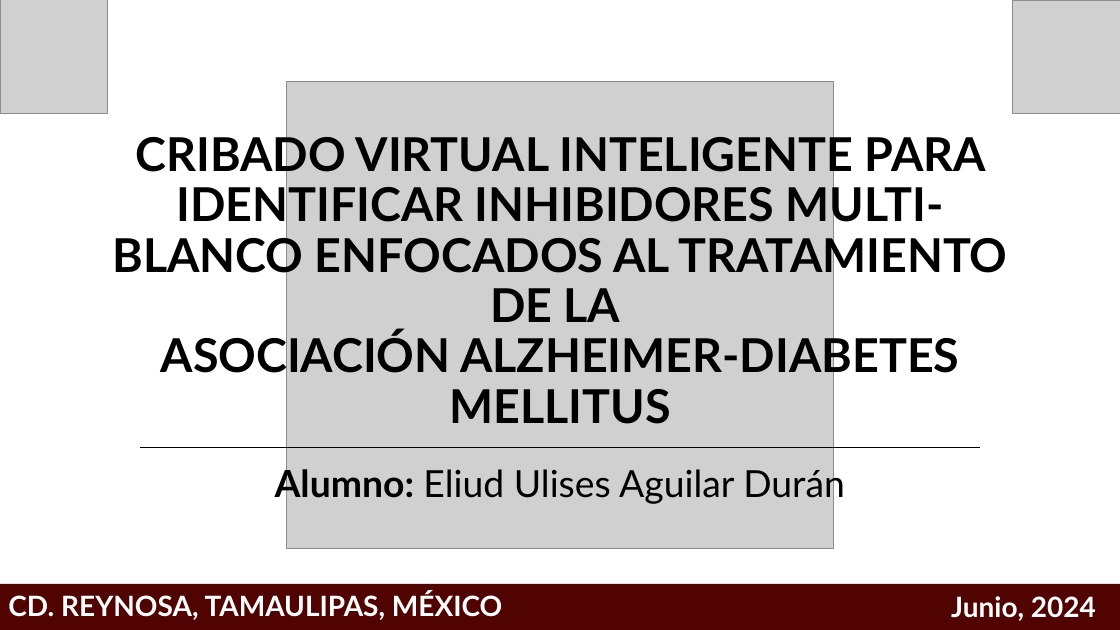
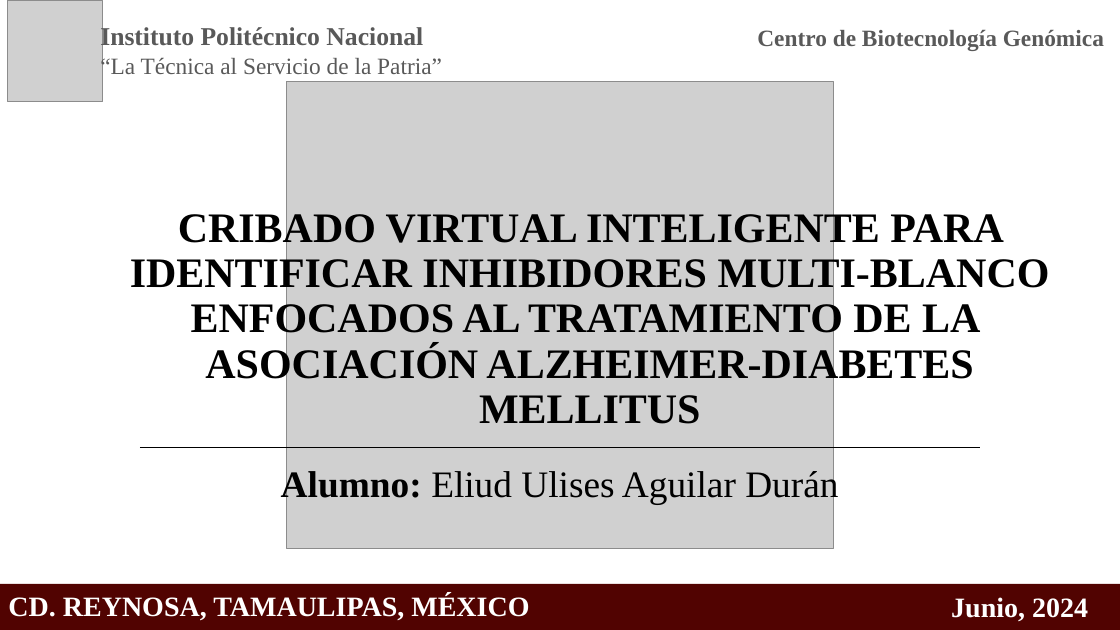
Before and after one commit to Eliud7720/Alzheimer---Anteproyecto, a slide deck: slide 1 of CRIBADO VIRTUAL INTELIGENTE PARA IDENTIFICAR INHIBIDORES MULTI-BLANCO ENFOCADOS AL TRATAMIENTO DE LA .pptx. Drawn at 1120x630 pixels with LibreOffice and Linux fonts; fonts in the diff are those of the drawing; grey boxes stand for pictures. Boxes give left, top, right and bottom in pixels: in the first picture for what was removed or moved away, otherwise in the second. Text is boxed around its words. In the diff, an @@ line names an element or a change of style, - is before the commit and + after.

```diff
--- a/CRIBADO VIRTUAL INTELIGENTE PARA IDENTIFICAR INHIBIDORES MULTI-BLANCO ENFOCADOS AL TRATAMIENTO DE LA .pptx
+++ b/CRIBADO VIRTUAL INTELIGENTE PARA IDENTIFICAR INHIBIDORES MULTI-BLANCO ENFOCADOS AL TRATAMIENTO DE LA .pptx
@@ picture: place and size @@
-picture at [0, 0, 108, 114]
+picture at [8, 0, 103, 102]
@@ text added at [100, 25, 442, 79], 20 pt, text #595959 @@
+Instituto Politécnico Nacional
+“La Técnica al Servicio de la Patria”
@@ picture removed at [1012, 0, 1120, 113] @@
@@ text added at [757, 30, 1104, 51], 20 pt, text #595959, bold @@
+Centro de Biotecnología Genómica
@@ title "CRIBADO VIRTUAL INTELIGENTE PARA IDENTIFICAR ...": place and size @@
-title "CRIBADO VIRTUAL INTELIGENTE PARA IDENTIFICAR ..." at [113, 130, 1007, 424]
+title "CRIBADO VIRTUAL INTELIGENTE PARA IDENTIFICAR ..." at [130, 209, 1050, 424]
@@ title "CRIBADO VIRTUAL INTELIGENTE PARA IDENTIFICAR ..." at [130, 209, 1050, 424]: size 40 to 36 pt, font Lato to Times New Roman @@
@@ font Lato to Times New Roman in 3 elements at [281, 468, 838, 504], [8, 594, 529, 621], [951, 597, 1088, 621] @@
```
Also in this commit, not shown: 19 other slides changed, 13 slides added, 2 slides removed, 2 other files.
